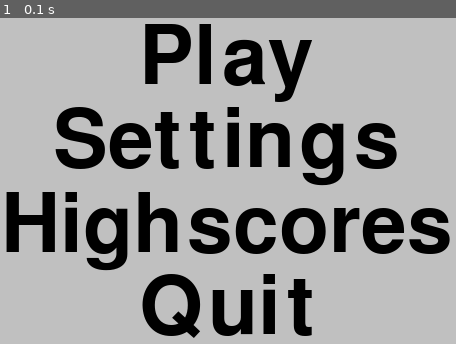
Above: before the commit, frame 1.
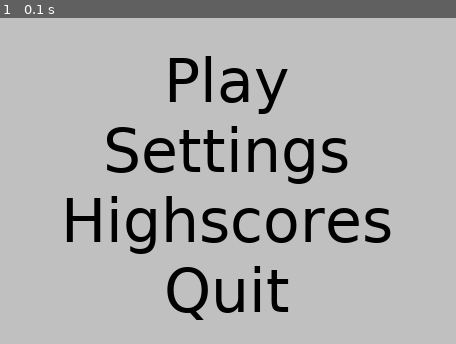
Above: after the commit, the same moment.

Repository: justvulpes/pygame
Game: pygame game, started from Menu.py
Same seed, same stepped clock (60 frames per second), same inputs: the game is played once before the commit and once after it.
Inputs:
- Up to frame 1 (0.1 s): no input

The runs differ from the first frame. In frame 1, 23% of the frame differs, in the area x 1-99%, y 1-99%.

Commit message:
Random font.

Diff:
--- a/Menu.py
+++ b/Menu.py
@@ -1,15 +1,18 @@
 """Menu."""
 
 import pygame
+import random
+import KeyListener
 import Main
 
 pygame.init()
 
-#  print(pygame.font.get_fonts())  prints a string of all the available fonts
+
+#  print(pygame.font.get_fonts()) # prints a string of all the available fonts
 
 
 class Menu:
-    def __init__(self, scrn, buttons, bg_color=(192, 192, 192), font="chiller", font_size=120, text_color=(0, 0, 0)):
+    def __init__(self, scrn, buttons, bg_color=(192, 192, 192), font=random.choice(pygame.font.get_fonts()), font_size=60, text_color=(0, 0, 0)):
         self.scrn = scrn  # screen
         self.scr_width = self.scrn.get_rect().width  # width of the screen
         self.scr_height = self.scrn.get_rect().height  # height of the screen
@@ -24,13 +27,14 @@
             text_width, text_height = text.get_rect().width, text.get_rect().height
             posx = (self.scr_width / 2) - (text_width / 2)
             posy = (self.scr_height / 2) - (len(buttons) * text_height / 2) + (i * text_height)
-
             self.buttons.append([button, text, (posx, posy)])
 
     def running(self):
         while True:
-            print(pygame.mouse.get_pos())
+            #  KeyListener.update()
+            #  print(KeyListener.mouseX, KeyListener.mouseY)
             self.scrn.fill(self.bg_color)
+            pygame.event.get()  # so it wouldn't crash, delete events
             for name, text, (posx, posy) in self.buttons:
                 self.scrn.blit(text, (posx, posy))  # draw a source surface onto this screen
             pygame.display.flip()
